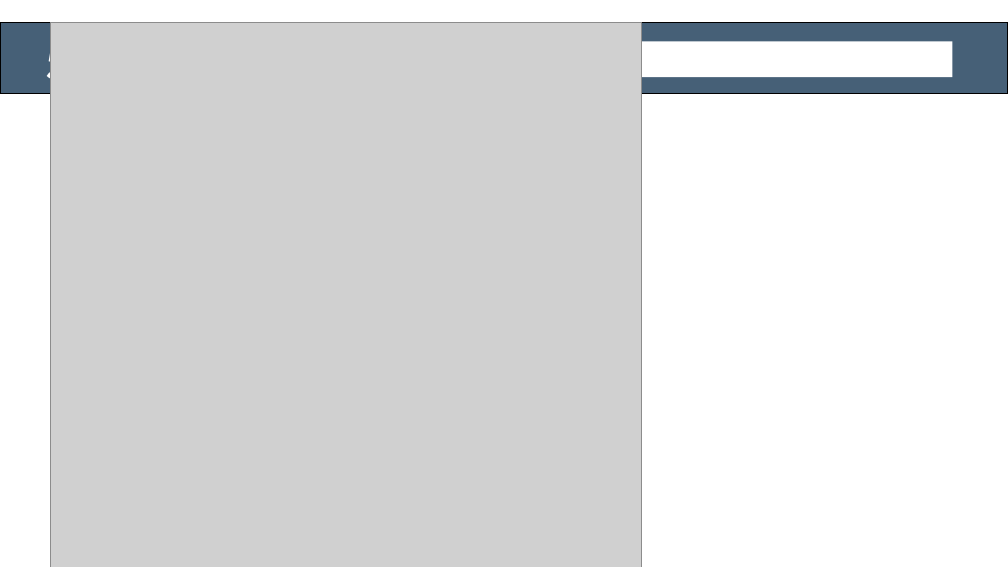
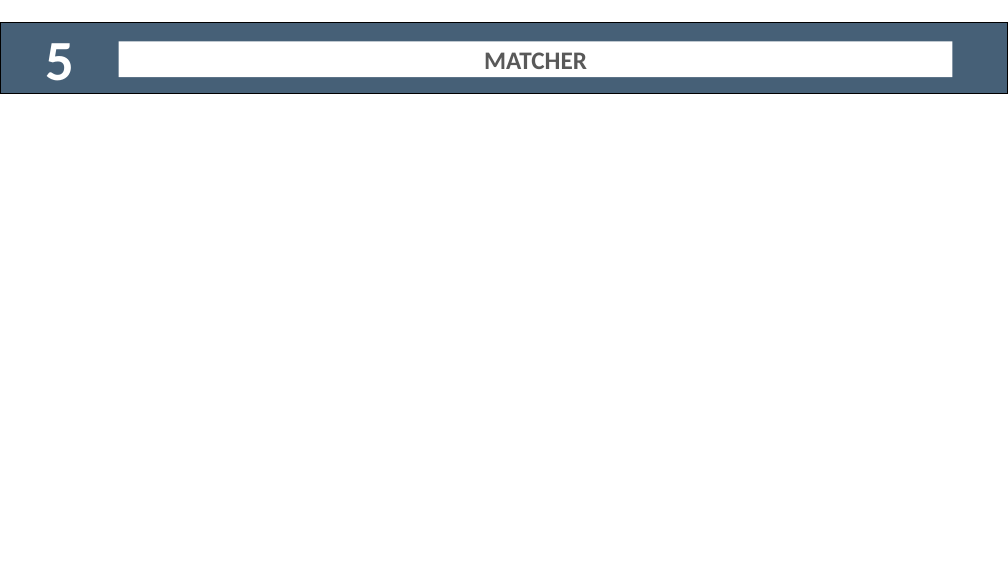
Before and after one commit to UDPT-2017/seminar-jasminejs-1412557-1412604, a slide deck: slide 9 of JasmineJS.pptx (slide 7 before the commit). Drawn at 1008x567 pixels with LibreOffice and Linux fonts; fonts in the diff are those of the drawing; grey boxes stand for pictures; background and template pictures are left out. Boxes give left, top, right and bottom in pixels: in the first picture for what was removed or moved away, otherwise in the second. Text is boxed around its words. In the diff, an @@ line names an element or a change of style, - is before the commit and + after.

```diff
--- a/JasmineJS.pptx
+++ b/JasmineJS.pptx
@@ picture removed at [51, 23, 641, 567] @@
@@ text in rectangle at [484, 52, 587, 69]: text added @@
+MATCHER
```
Also in this commit, not shown: 7 other slides changed, 3 slides added.
